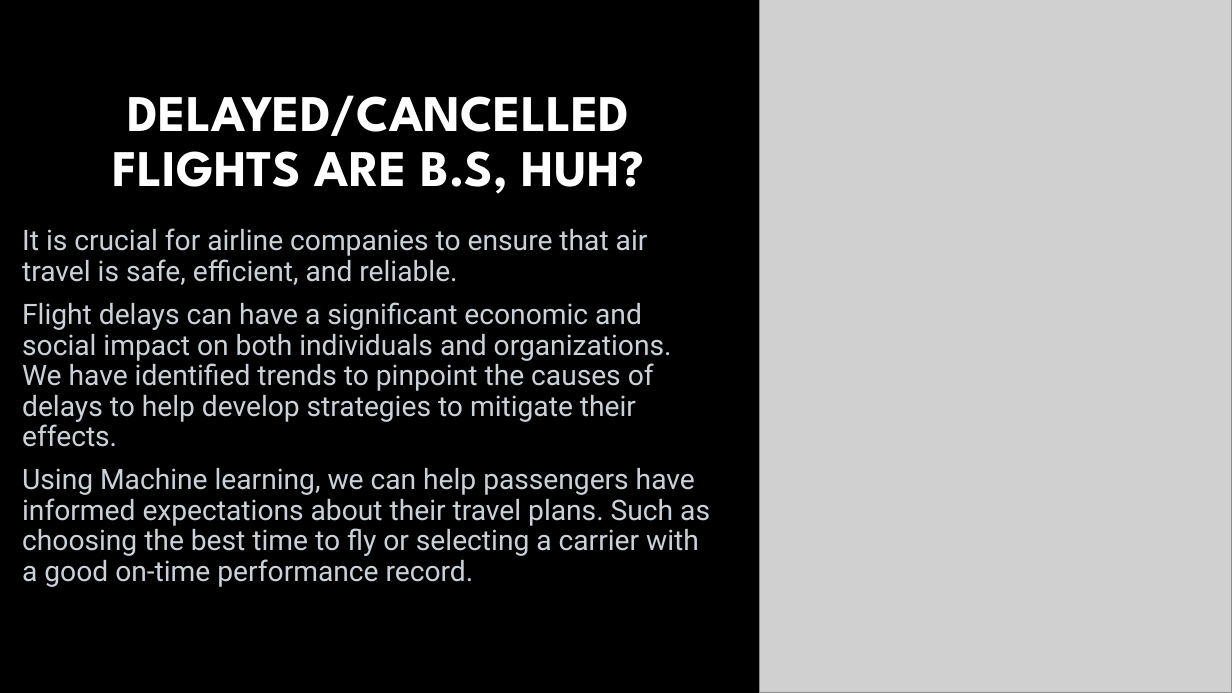
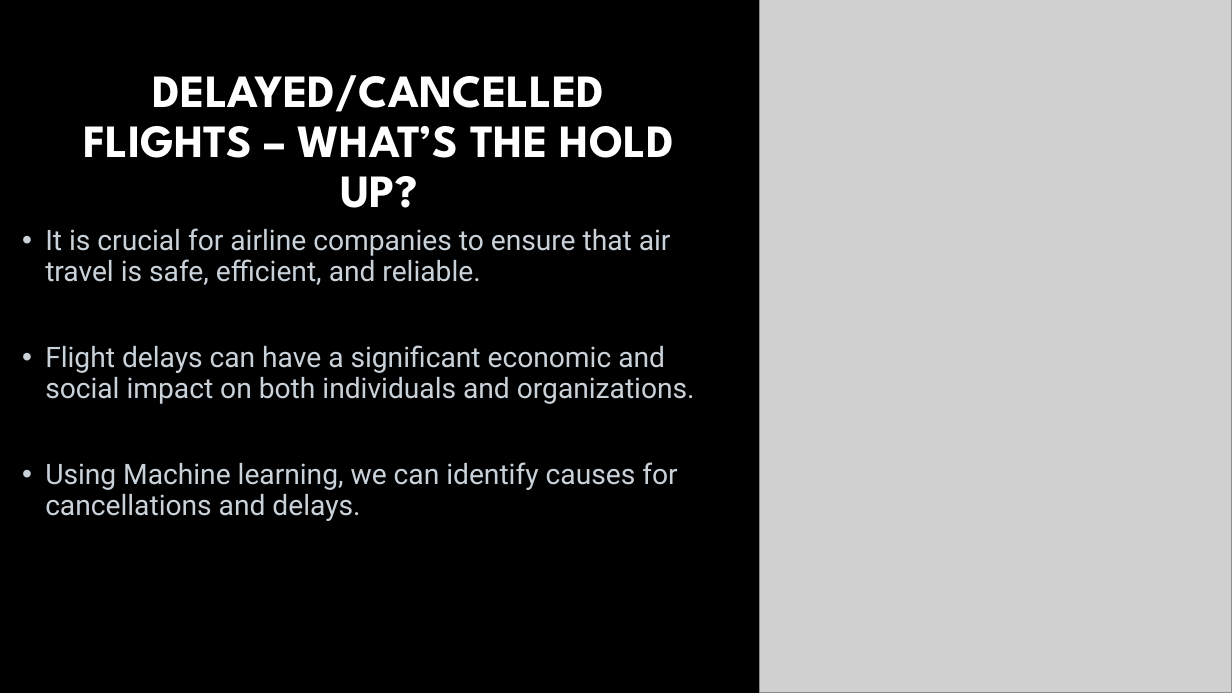
Before and after one commit to Adam-Warrick/Causes_of_Flight_Delays_and_Cancellations, a slide deck: slide 2 of Resources/Flight_Delays_and_Cancellations2.pptx. Drawn at 1232x693 pixels with LibreOffice and Linux fonts; fonts in the diff are those of the drawing; grey boxes stand for pictures; background and template pictures are left out. Boxes give left, top, right and bottom in pixels: in the first picture for what was removed or moved away, otherwise in the second. Text is boxed around its words. In the diff, an @@ line names an element or a change of style, - is before the commit and + after.

```diff
--- a/Resources/Flight_Delays_and_Cancellations2.pptx
+++ b/Resources/Flight_Delays_and_Cancellations2.pptx
@@ title at [83, 75, 674, 208]: text changed; size 40 to 36 pt @@
-DELAYED/CANCELLED FLIGHTS ARE B.S, HUH?
+DELAYED/CANCELLED FLIGHTS – WHAT’S THE HOLD UP?
@@ text at [45, 228, 671, 285]: bullet none to • @@
@@ text at [45, 345, 695, 521]: text changed @@
-Flight delays can have a significant economic and social impact on both individuals and organizations. We have identified trends to pinpoint the causes of delays to help develop strategies to mitigate their effects.
-Using Machine learning, we can help passengers have informed expectations about their travel plans. Such as choosing the best time to fly or selecting a carrier with a good on-time performance record.
+• Flight delays can have a significant economic and social impact on both individuals and organizations.
+• Using Machine learning, we can identify causes for cancellations and delays.
```
Also in this commit, not shown: 3 other slides changed, 5 slides added.
